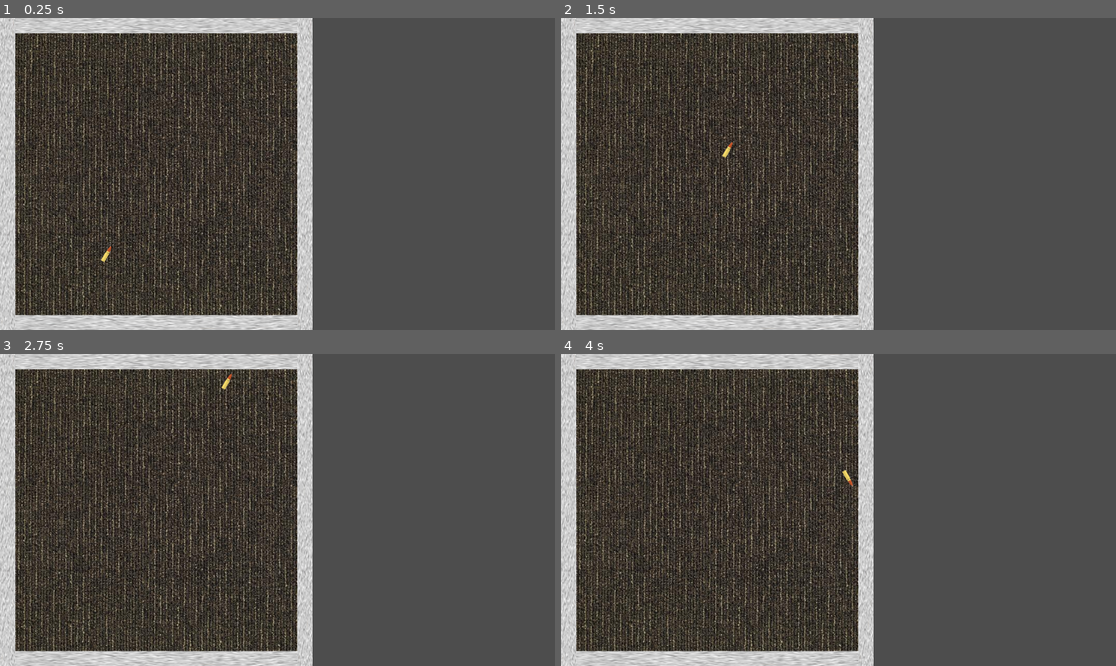
Above: before the commit, frames 1-4 (two rows, left to right).
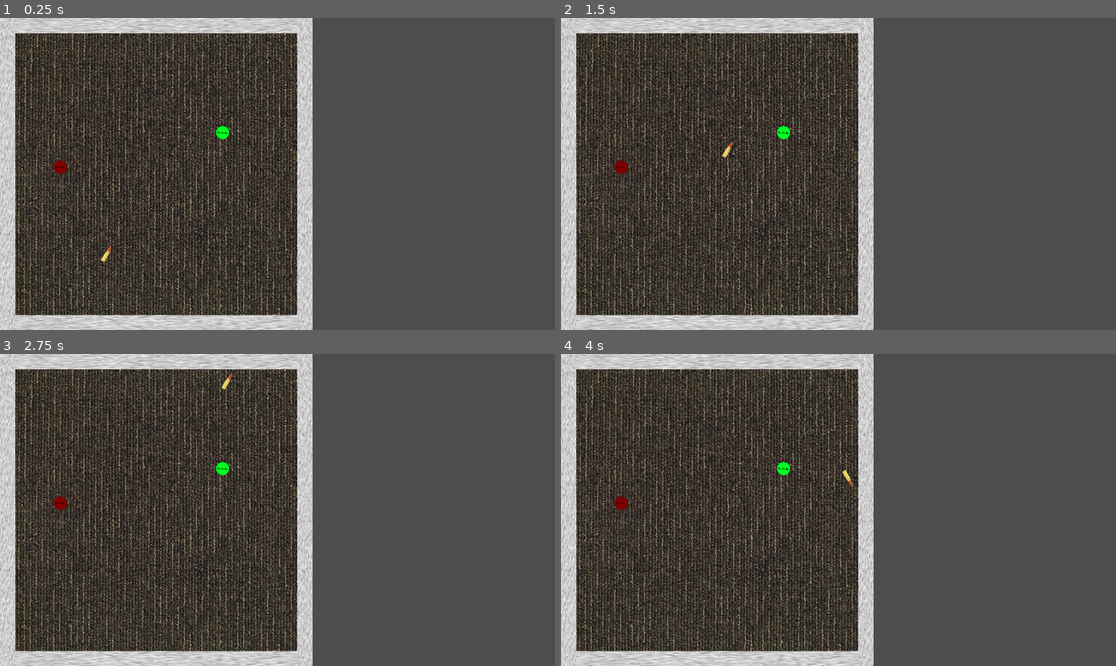
Above: after the commit, the same moments.

Repository: SKeppinger/BrackeysJam
Game: Godot game, scene res://scenes/level/level.tscn
Two runs of this game, one before a commit and one after it. Both use one fixed random seed, a clock stepped at 60 frames per second and the inputs below.
Inputs:
- Up to frame 1 (0.25 s): no input
- Up to frame 2 (1.5 s): tap Enter (ui_accept) at 0.5, 0.6, 0.77, 1.07, 1.25, 1.35 s
- Up to frame 3 (2.75 s): tap Enter (ui_accept) at 1.52, 1.82, 2.1 s
- Up to frame 4 (4 s): tap Enter (ui_accept) at 2.85, 3.02, 3.32, 3.6, 3.77 s

The runs differ from the first frame. In frame 1, 0.2% of the frame differs, in the area x 9-42%, y 34-51%; in frame 2, 0.2%; in frame 3, 0.2%; in frame 4, 0.2%.
Error after the commit: Invalid call. Nonexistent function 'shoot' in base 'Nil'. (res://scenes/level/level.gd:23)

Commit message:
hostages and enemies that die

Diff:
--- a/project.godot
+++ b/project.godot
@@ -14,3 +14,9 @@
 run/main_scene="res://scenes/level/level.tscn"
 config/features=PackedStringArray("4.3", "Forward Plus")
 config/icon="res://icon.svg"
+
+[global_group]
+
+bullet=""
+enemy=""
+hostage=""
--- a/scenes/bullet/bullet.tscn
+++ b/scenes/bullet/bullet.tscn
@@ -6,7 +6,7 @@
 [sub_resource type="RectangleShape2D" id="RectangleShape2D_wmwsr"]
 size = Vector2(75.758, 332.399)
 
-[node name="Bullet" type="CharacterBody2D"]
+[node name="Bullet" type="CharacterBody2D" groups=["bullet"]]
 position = Vector2(0, -3.55271e-15)
 scale = Vector2(0.156275, 0.156275)
 script = ExtResource("1_c7cd0")
--- /dev/null
+++ b/scenes/entities/enemy.tscn
@@ -0,0 +1,19 @@
+[gd_scene load_steps=4 format=3 uid="uid://7rlisy6fltdx"]
+
+[ext_resource type="Texture2D" uid="uid://d1742mkcj2jb0" path="res://assets/enemy_temp.png" id="1_8ts3t"]
+[ext_resource type="Script" path="res://scenes/entities/entity.gd" id="1_uw2cm"]
+
+[sub_resource type="CircleShape2D" id="CircleShape2D_aaw4u"]
+radius = 128.0
+
+[node name="Enemy" type="Area2D" groups=["enemy"]]
+scale = Vector2(0.1, 0.1)
+script = ExtResource("1_uw2cm")
+
+[node name="Sprite2D" type="Sprite2D" parent="."]
+texture = ExtResource("1_8ts3t")
+
+[node name="CollisionShape2D" type="CollisionShape2D" parent="."]
+shape = SubResource("CircleShape2D_aaw4u")
+
+[connection signal="body_entered" from="." to="." method="_on_body_entered"]
--- /dev/null
+++ b/scenes/entities/entity.gd
@@ -0,0 +1,16 @@
+extends Node
+
+
+# Called when the node enters the scene tree for the first time.
+func _ready():
+	pass # Replace with function body.
+
+
+# Called every frame. 'delta' is the elapsed time since the previous frame.
+func _process(delta):
+	pass
+
+
+func _on_body_entered(body):
+	if body.is_in_group("bullet"):
+		queue_free()
--- /dev/null
+++ b/scenes/entities/hostage.tscn
@@ -0,0 +1,19 @@
+[gd_scene load_steps=4 format=3 uid="uid://b4qgk55k1eoea"]
+
+[ext_resource type="Texture2D" uid="uid://b0tmicutmrs5d" path="res://assets/hostage_temp.png" id="1_ckisp"]
+[ext_resource type="Script" path="res://scenes/entities/entity.gd" id="1_keurr"]
+
+[sub_resource type="CircleShape2D" id="CircleShape2D_gdg66"]
+radius = 128.0
+
+[node name="Hostage" type="Area2D" groups=["hostage"]]
+scale = Vector2(0.1, 0.1)
+script = ExtResource("1_keurr")
+
+[node name="Sprite2D" type="Sprite2D" parent="."]
+texture = ExtResource("1_ckisp")
+
+[node name="CollisionShape2D" type="CollisionShape2D" parent="."]
+shape = SubResource("CircleShape2D_gdg66")
+
+[connection signal="body_entered" from="." to="." method="_on_body_entered"]
--- /dev/null
+++ b/scenes/level/level.gd
@@ -0,0 +1,31 @@
+extends Node2D
+
+@export var shooter: Node2D
+@export var hostages: Array
+@export var enemies: Array
+
+# State machine for the level
+enum State {SETUP, SIMULATE}
+var state = State.SETUP
+
+# Called when the node enters the scene tree for the first time.
+func _ready():
+	pass # Replace with function body.
+
+
+# Called every frame. 'delta' is the elapsed time since the previous frame.
+func _process(delta):
+	match state:
+		State.SETUP:
+			# Handle placing/moving objects here
+			# Shoot when the player ends the setup phase
+			if Input.is_action_just_pressed("ui_accept"): # we can change the key for this later
+				shooter.shoot()
+		State.SIMULATE:
+			# Don't let the player move or place objects
+			# At end of bullet's lifetime (we still need to determine when that is),
+			# destroy the bullet and check if all enemies are dead and no hostages are dead.
+			# If that's the case, the level is completed, otherwise show a lose screen with option to reset.
+			# If the level is completed, give option to move directly to next level or
+			# return to level select with the next level unlocked.
+			pass
--- a/scenes/level/level.tscn
+++ b/scenes/level/level.tscn
@@ -1,8 +1,11 @@
-[gd_scene load_steps=6 format=3 uid="uid://bybpi3mb3ch41"]
+[gd_scene load_steps=9 format=3 uid="uid://bybpi3mb3ch41"]
 
+[ext_resource type="Script" path="res://scenes/level/level.gd" id="1_jvlfj"]
 [ext_resource type="Texture2D" uid="uid://b1l7u2jopauws" path="res://assets/portal_tile_24x24_black_chocolate_close_up_1.png" id="1_lvcir"]
 [ext_resource type="Texture2D" uid="uid://bmgq4gg4x2qlw" path="res://assets/wall.jpg" id="2_dbc8d"]
 [ext_resource type="PackedScene" uid="uid://7cco8vs3ujcd" path="res://scenes/bullet/bullet.tscn" id="3_30cjc"]
+[ext_resource type="PackedScene" uid="uid://b4qgk55k1eoea" path="res://scenes/entities/hostage.tscn" id="5_svj52"]
+[ext_resource type="PackedScene" uid="uid://7rlisy6fltdx" path="res://scenes/entities/enemy.tscn" id="6_f5vjv"]
 
 [sub_resource type="RectangleShape2D" id="RectangleShape2D_wr1ax"]
 size = Vector2(31, 600.5)
@@ -12,6 +15,7 @@
 
 [node name="Area2D" type="Node2D"]
 scale = Vector2(1.08181, 1.08181)
+script = ExtResource("1_jvlfj")
 
 [node name="Floor Sprite" type="Sprite2D" parent="."]
 position = Vector2(300, 300)
@@ -58,3 +62,9 @@
 [node name="Bullet" parent="." instance=ExtResource("3_30cjc")]
 position = Vector2(182.102, 492.693)
 scale = Vector2(0.1, 0.1)
+
+[node name="Hostage" parent="." instance=ExtResource("5_svj52")]
+position = Vector2(427.062, 220.002)
+
+[node name="Enemy" parent="." instance=ExtResource("6_f5vjv")]
+position = Vector2(115.547, 286.557)
Binary file added: assets/enemy_temp.png
Not shown, added: assets/enemy_temp.png.import
Binary file added: assets/hostage_temp.png
Not shown, added: assets/hostage_temp.png.import
